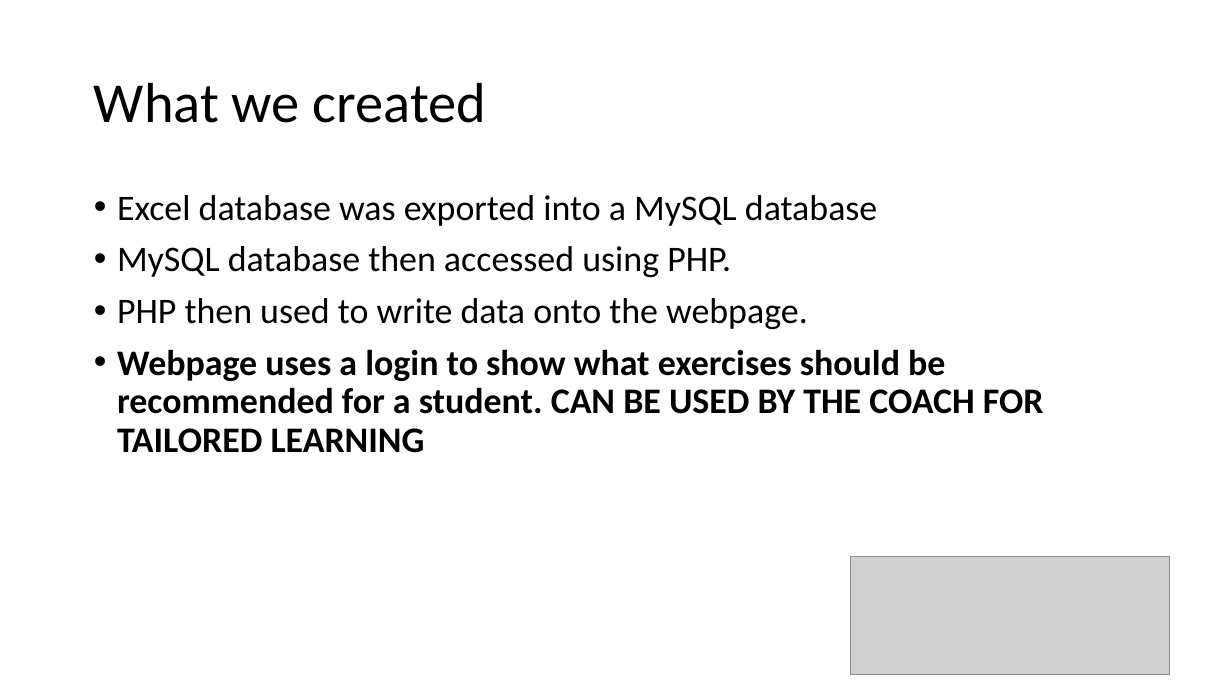
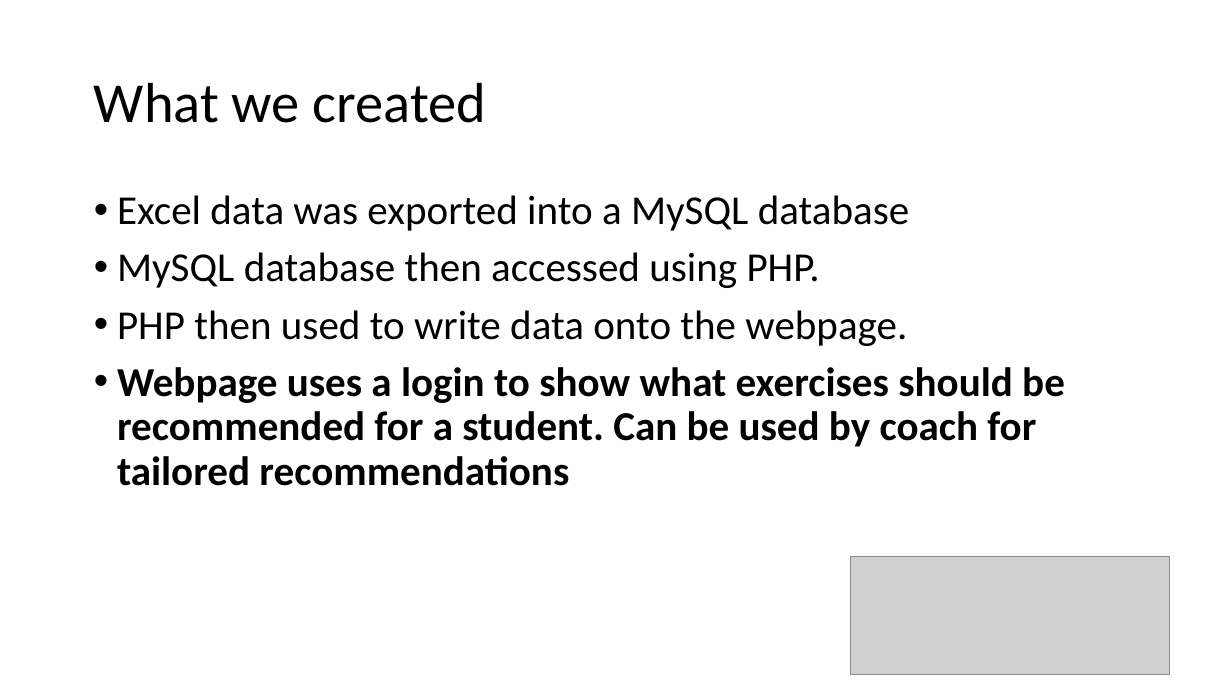
Before and after one commit to Ldn2016/team-19, a slide deck: slide 3 of 19presentation.pptx (slide 5 before the commit). Drawn at 1232x693 pixels with LibreOffice and Linux fonts; fonts in the diff are those of the drawing; grey boxes stand for pictures. Boxes give left, top, right and bottom in pixels: in the first picture for what was removed or moved away, otherwise in the second. Text is boxed around its words. In the diff, an @@ line names an element or a change of style, - is before the commit and + after.

```diff
--- a/19presentation.pptx
+++ b/19presentation.pptx
@@ text at (117, 195, 910, 231): text changed; size 28 to 32 pt @@
-• Excel database was exported into a MySQL database
+• Excel data was exported into a MySQL database
@@ text at (117, 252, 907, 346): size 28 to 32 pt in "MySQL database then accessed using PHP.", "PHP then used to write data onto ..." @@
@@ text at (117, 367, 1065, 486): text changed; size 28 to 32 pt @@
-• Webpage uses a login to show what exercises should be recommended for a student. CAN BE USED BY THE COACH FOR TAILORED LEARNING
+• Webpage uses a login to show what exercises should be recommended for a student. Can be used by coach for tailored recommendations
```
Also in this commit, not shown: 2 other slides changed, 1 slide added, 1 other file.
